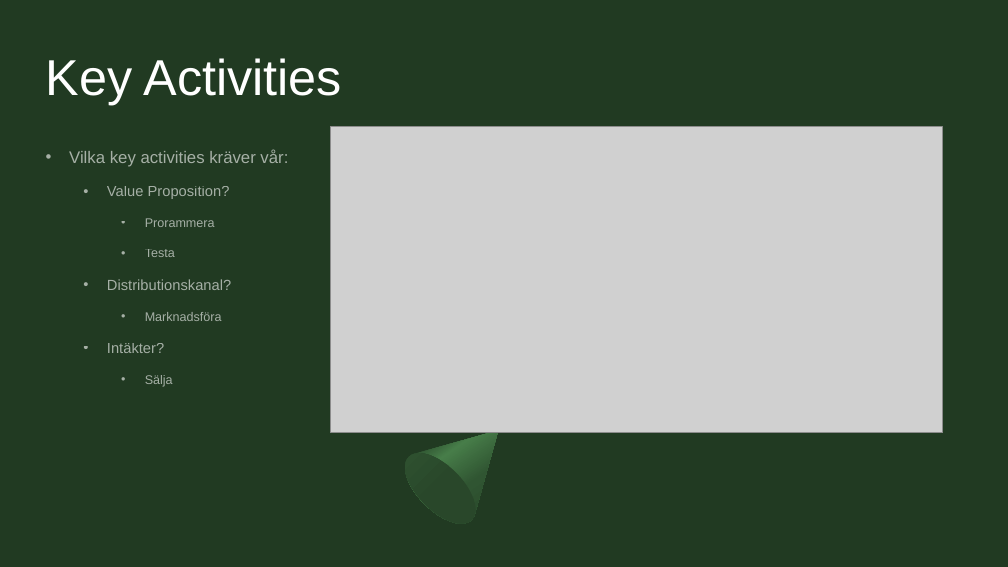
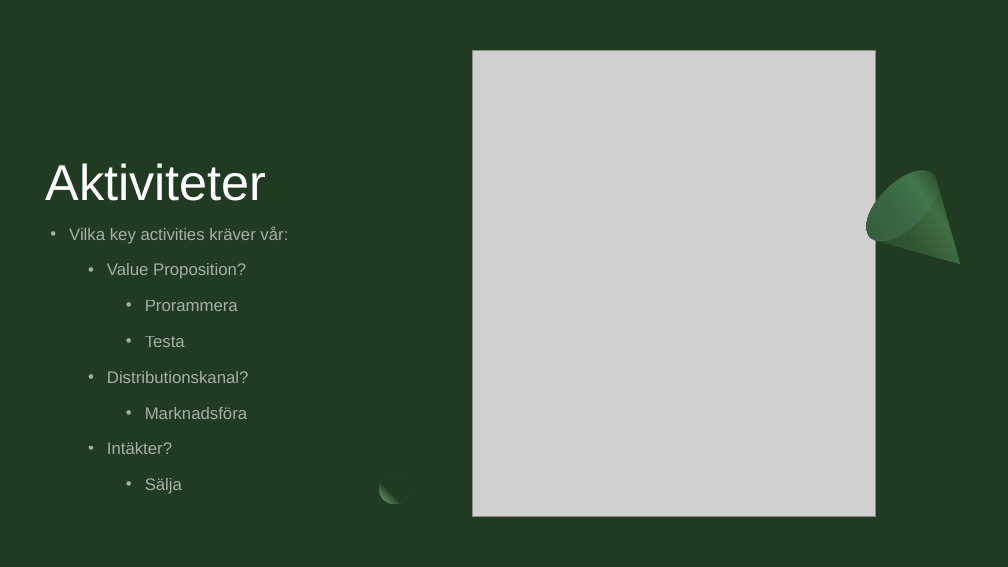
Before and after one commit to Sjofil/HASAB-IDA3, a slide deck: slide 3 of Business Canvas Model/Business canvas model.pptx. Drawn at 1008x567 pixels with LibreOffice and Linux fonts; fonts in the diff are those of the drawing; grey boxes stand for pictures. Boxes give left, top, right and bottom in pixels: in the first picture for what was removed or moved away, otherwise in the second. Text is boxed around its words. In the diff, an @@ line names an element or a change of style, - is before the commit and + after.

```diff
--- a/Business Canvas Model/Business canvas model.pptx
+++ b/Business Canvas Model/Business canvas model.pptx
@@ rectangle added at [0,0,1008,567], fill #213A22 @@
@@ title "Aktiviteter" at [46,163,267,201]: vertical alignment top to bottom @@
@@ picture: place and size @@
-picture at [331,127,943,433]
+picture at [473,50,876,516]
@@ title at [46,163,267,201]: text changed @@
-Key Activities
+Aktiviteter
@@ ellipse added at [854,158,949,253], fill gradient #477D49 to #71DCE0 @@
@@ freeform shape added at [855,158,992,295], fill gradient #305532 to #3F6F41 to #213A22 @@
@@ text "Vilka key activities kräver vår:": place and size @@
-text "Vilka key activities kräver vår:" at [69,149,288,387]
+text "Vilka key activities kräver vår:" at [69,226,288,494]
@@ text "Vilka key activities kräver vår:" at [69,226,288,494]: size 14 to 16 pt in "Value Proposition?", "Distributionskanal?", "Intäkter?"; size 12 to 16 pt in "Prorammera", "Testa", "Marknadsföra", "Sälja"; indent changed @@
@@ freeform shape removed at [393,399,530,536] @@
@@ ellipse removed at [393,441,488,536] @@
@@ ellipse added at [380,474,409,504], fill gradient #213A22 to #79B37C @@
```
Also in this commit, not shown: 6 other slides changed, 3 slides added, 3 slides removed.
